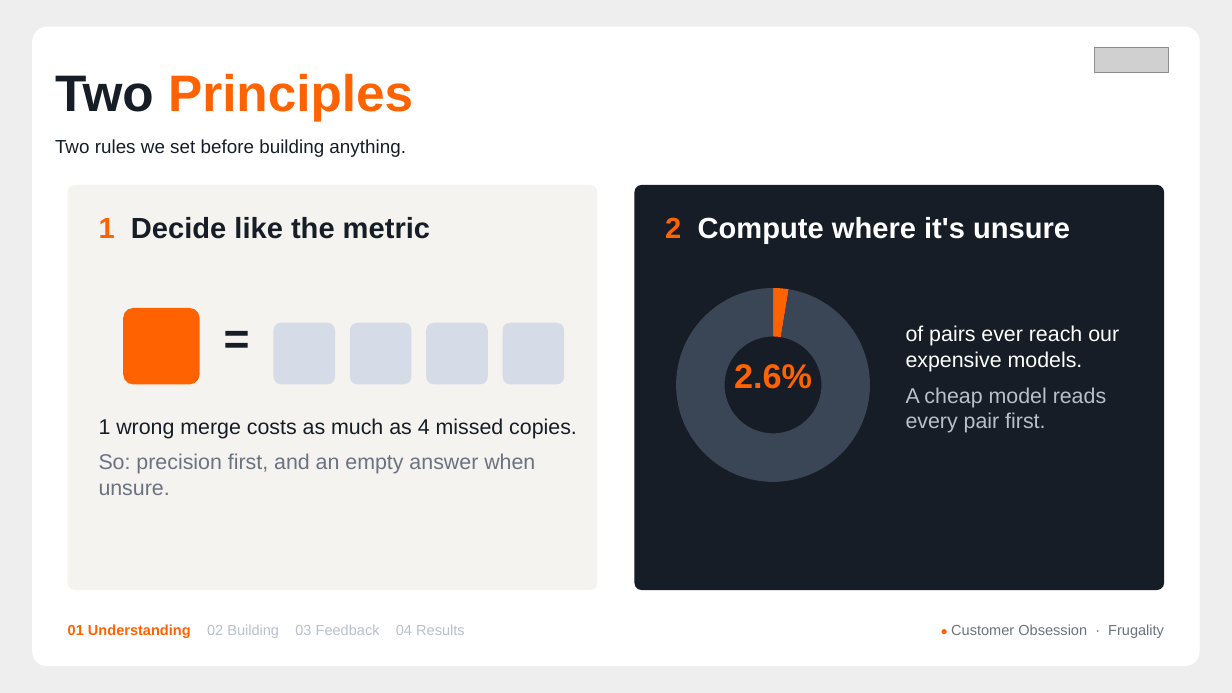
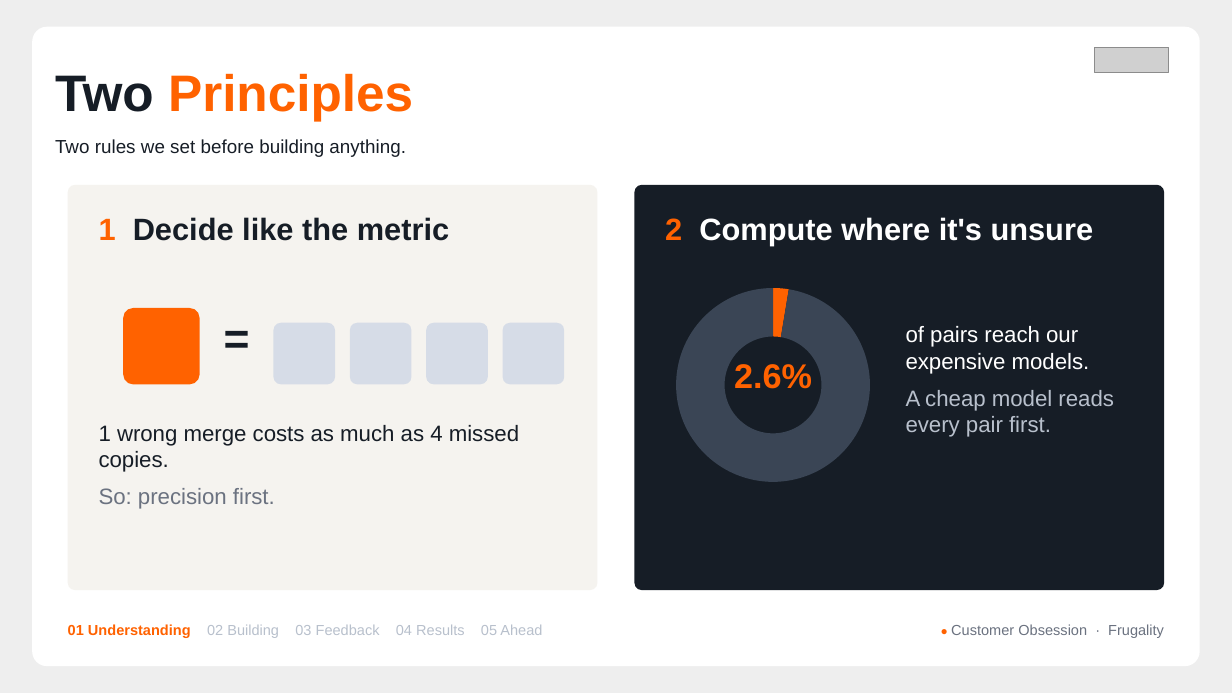
Before and after one commit to AmeyaBorkar/Grenuke, a slide deck: slide 7 of finale/Grenuke_Finale_Deck.pptx (slide 4 before the commit). Drawn at 1232x693 pixels with LibreOffice and Linux fonts; fonts in the diff are those of the drawing; grey boxes stand for pictures. Boxes give left, top, right and bottom in pixels: in the first picture for what was removed or moved away, otherwise in the second. Text is boxed around its words. In the diff, an @@ line names an element or a change of style, - is before the commit and + after.

Commit message:
docs(finale): deck v3: deep data analysis, performance, looking ahead
23 slides in five sections. Four data-analysis slides (scale and country split, matches per entity, how copies differ, the decoys' fingerprints), a performance slide (pairs per entity at each stage, laptop-scale runtimes and memory), and a looking-ahead section (scale out, run lighter, edge inference, improvements, applications). One layout grammar with a fixed 'What it tells us' column; text at least 12 pt; warmer, simpler script. Validator PASS.

```diff
--- a/finale/Grenuke_Finale_Deck.pptx
+++ b/finale/Grenuke_Finale_Deck.pptx
@@ text "1 Decide like the metric" at (x1=99, y1=217, x2=449, y2=241): size 17 to 18 pt @@
@@ text "2 Compute where it's unsure" at (x1=665, y1=217, x2=1094, y2=245): size 17 to 18 pt @@
@@ text at (x1=906, y1=326, x2=1090, y2=374): text changed; size 12.5 to 13 pt @@
-of pairs ever reach our expensive models.
+of pairs reach our expensive models.
@@ text at (x1=906, y1=390, x2=1114, y2=437): size 12.5 to 13 pt in "A cheap model reads every pair first." @@
@@ text at (x1=99, y1=425, x2=519, y2=472): size 12.5 to 13 pt in "1 wrong merge costs as much as ..." @@
@@ text at (x1=99, y1=488, x2=275, y2=509): text changed; size 12.5 to 13 pt @@
-So: precision first, and an empty answer when unsure.
+So: precision first.
@@ text at (x1=68, y1=624, x2=542, y2=638): text changed @@
-01 Understanding 02 Building 03 Feedback 04 Results
+01 Understanding 02 Building 03 Feedback 04 Results 05 Ahead
```
Also in this commit, not shown: 13 other slides changed, 7 slides added, 2 other files.
